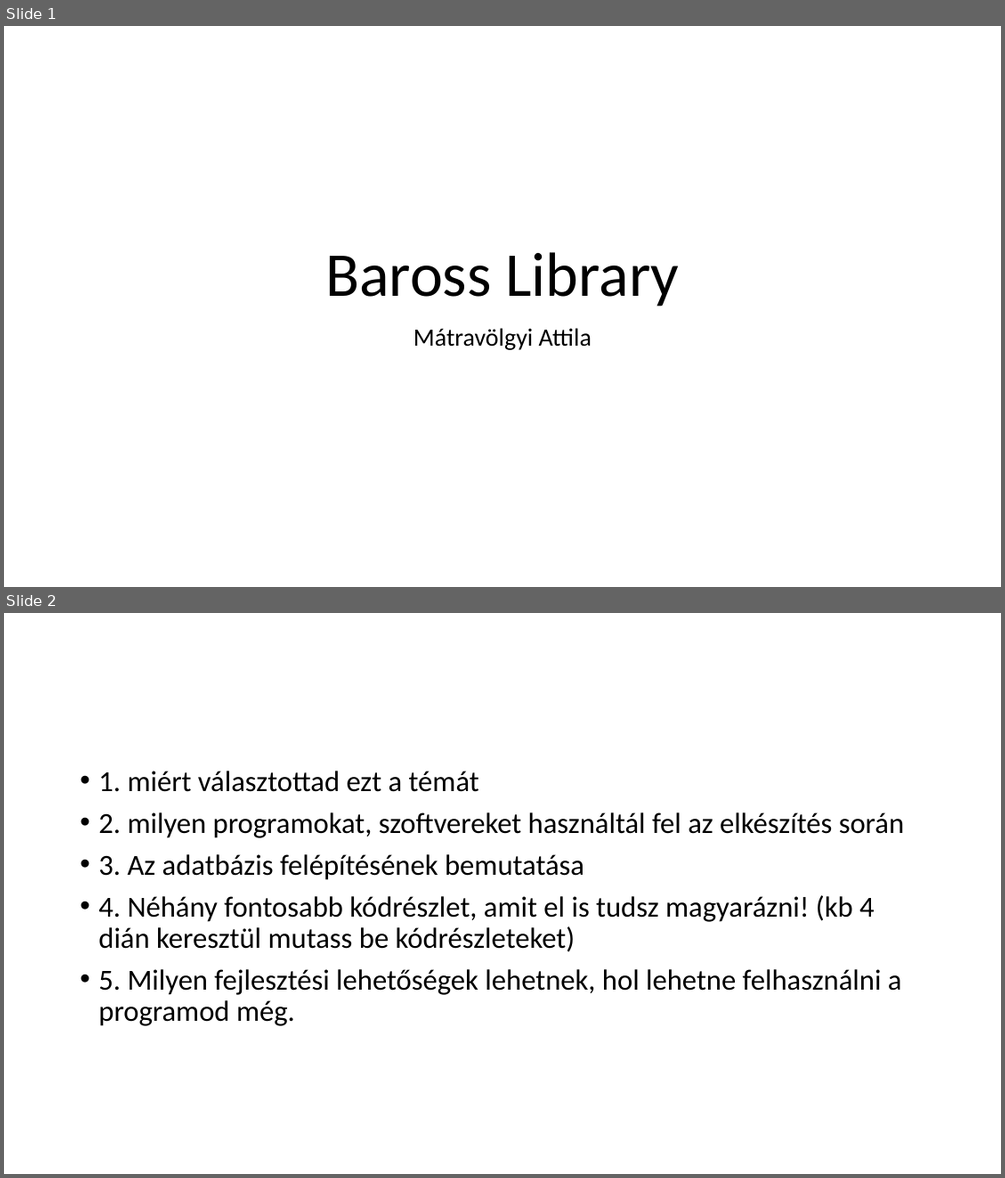
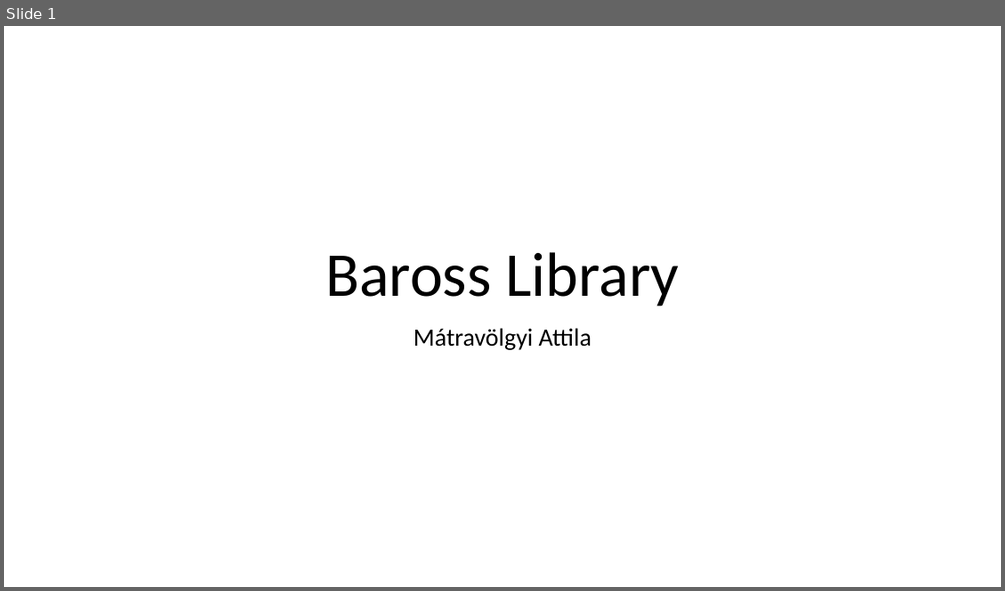
Before and after one commit to matraattila/baross-library-public, a slide deck: docs/védés.pptx. Shown one above the other, each under a label of ours: slides 1 and 2 before the commit, slide 1 after it. The pictures are 1005x1178 and 1005x591 pixels, drawn with LibreOffice and Linux fonts; fonts in the diff are those of the drawing. Boxes give left, top, right and bottom in pixels: in the first picture for what was removed or moved away, otherwise in the second. Text is boxed around its words. In the diff, an @@ line names an element or a change of style, - is before the commit and + after.

```diff
--- a/docs/védés.pptx
+++ b/docs/védés.pptx
@@ slide 2 removed at <box>4,613,1001,1174</box>, background #FFFFFF @@
@@ text removed at <box>98,771,904,1026</box> @@
-• 1. miért választottad ezt a témát
-• 2. milyen programokat, szoftvereket használtál fel az elkészítés során
-• 3. Az adatbázis felépítésének bemutatása
-• 4. Néhány fontosabb kódrészlet, amit el is tudsz magyarázni! (kb 4 dián keresztül mutass be kódrészleteket)
-• 5. Milyen fejlesztési lehetőségek lehetnek, hol lehetne felhasználni a programod még.
```
Also in this commit, not shown: 1 slide changed, 1 slide added, 1 other slide removed.
